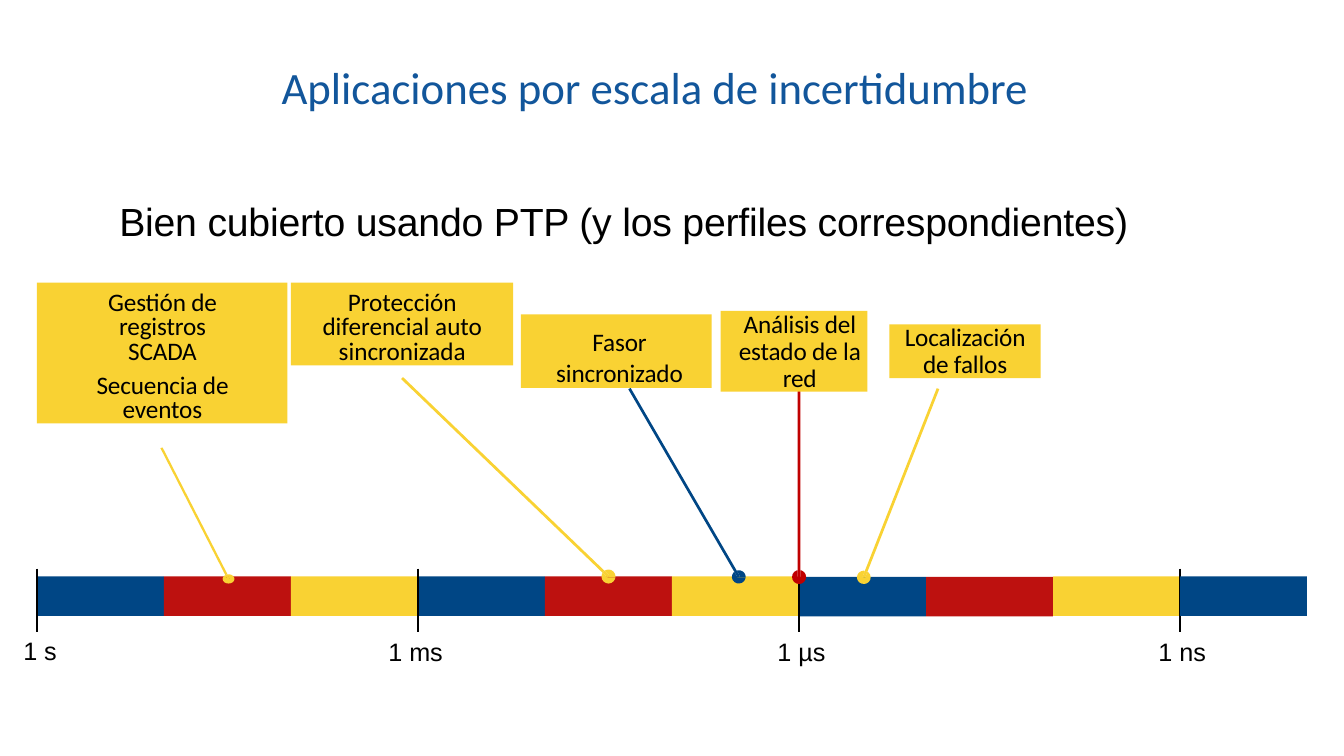
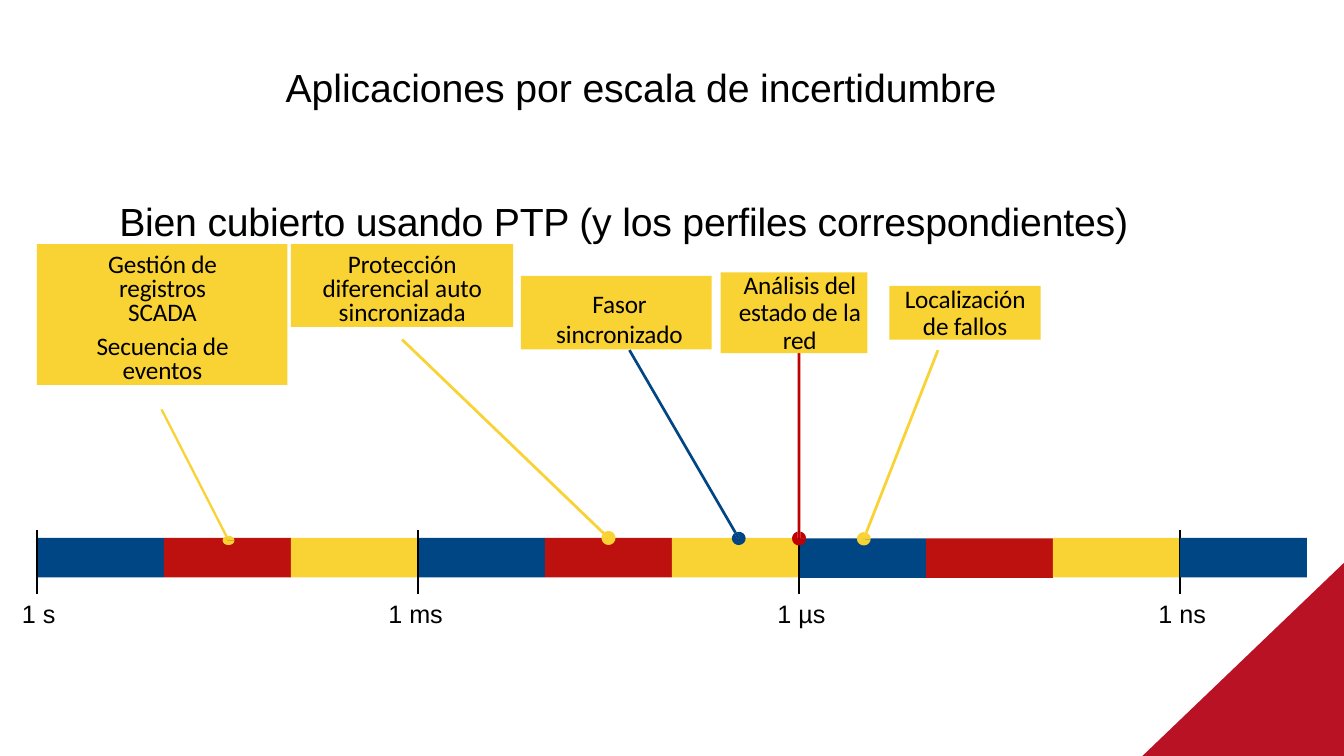
Before and after one commit to SiwaNetwork/QUANTUM, a slide deck: slide 2 of Time-Card/ДОКУМЕНТЫ/МАТЕРИАЛ СТАТЬИ/Применение в энергетике испанский.pptx. Drawn at 1344x756 pixels with LibreOffice and Linux fonts; fonts in the diff are those of the drawing. Boxes give left, top, right and bottom in pixels: in the first picture for what was removed or moved away, otherwise in the second. Text is boxed around its words. In the diff, an @@ line names an element or a change of style, - is before the commit and + after.

```diff
--- a/Time-Card/ДОКУМЕНТЫ/МАТЕРИАЛ СТАТЬИ/Применение в энергетике испанский.pptx
+++ b/Time-Card/ДОКУМЕНТЫ/МАТЕРИАЛ СТАТЬИ/Применение в энергетике испанский.pptx
@@ title "Aplicaciones por escala de incertidumbre" at box(286, 73, 996, 110): size 32 to 28 pt, font Calibri to Arial, text colour #12569B to #000000, letter spacing 0 to -0.1 pt @@
@@ 18 freeform shapes, 5 rectangles, 3 texts: place and size @@
-18 freeform shapes, 5 rectangles, 3 texts at box(37, 283, 1308, 667)
+18 freeform shapes, 5 rectangles, 3 texts at box(37, 244, 1308, 628)
@@ freeform shape added at box(1142, 563, 1344, 756), fill #BA1225 @@
@@ text "1 s": place and size @@
-text "1 s" at box(23, 642, 57, 661)
+text "1 s" at box(22, 605, 56, 624)
```
Also in this commit, not shown: 16 other slides changed, 4 other files.
